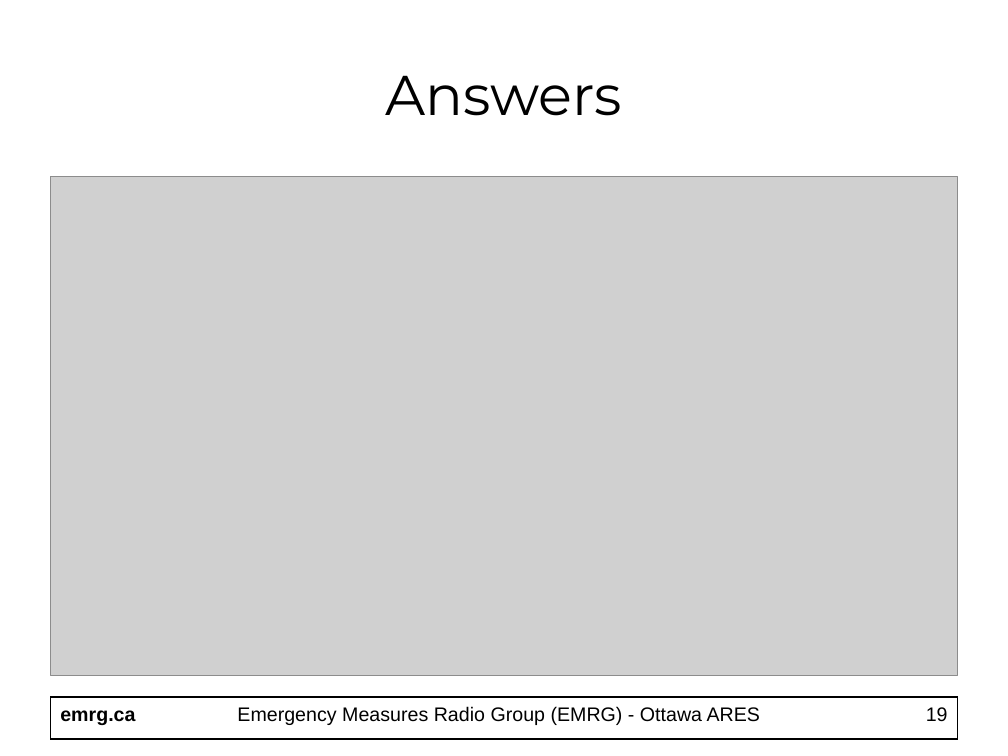
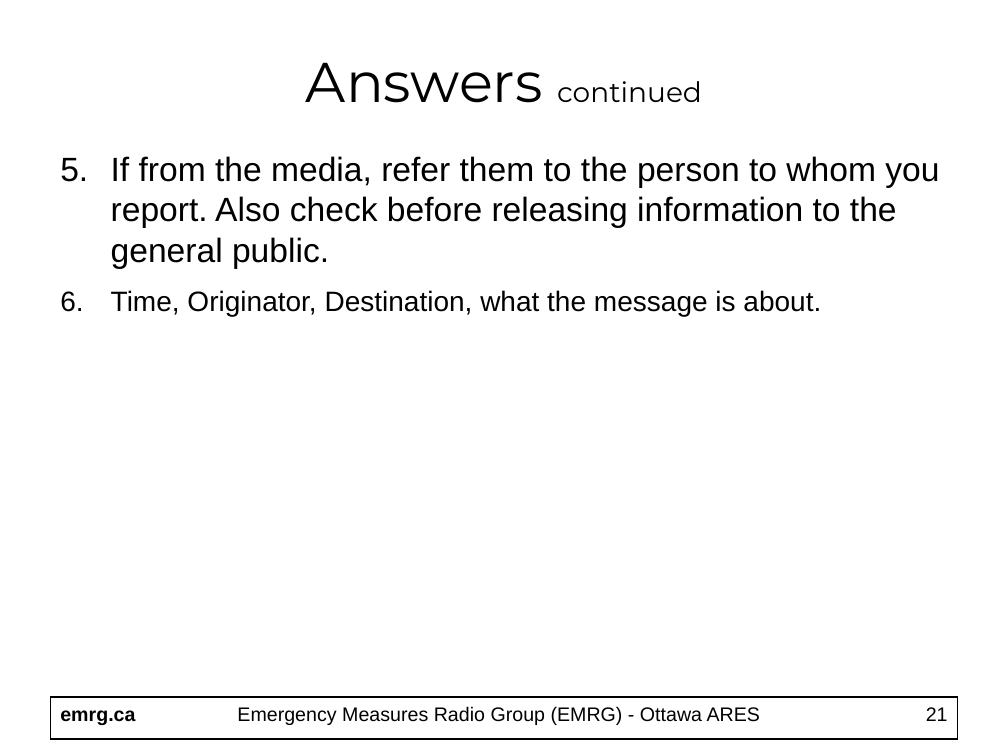
Before and after one commit to emrg-ca/website, a slide deck: slide 21 of httpdocs/EMRG-411_Message_Handling.ppt (slide 19 before the commit). Drawn at 1008x756 pixels with LibreOffice and Linux fonts; fonts in the diff are those of the drawing; grey boxes stand for pictures. Boxes give left, top, right and bottom in pixels: in the first picture for what was removed or moved away, otherwise in the second. Text is boxed around its words. In the diff, an @@ line names an element or a change of style, - is before the commit and + after.

Commit message:
Added new docs for message handling

```diff
--- a/httpdocs/EMRG-411_Message_Handling.ppt
+++ b/httpdocs/EMRG-411_Message_Handling.ppt
@@ title at [306, 62, 702, 103]: text changed; size 40 to 20 pt @@
-Answers
+Answers continued
@@ picture removed at [50, 176, 958, 675] @@
@@ text added at [111, 156, 939, 316], 24 pt, text #000000 @@
+5. If from the media, refer them to the person to whom you report. Also check before releasing information to the general public.
+6. Time, Originator, Destination, what the message is about.
@@ page number at [926, 707, 948, 721]: text changed @@
-19
+21
```
Also in this commit, not shown: 14 other slides changed, 2 slides added, 3 other files.
